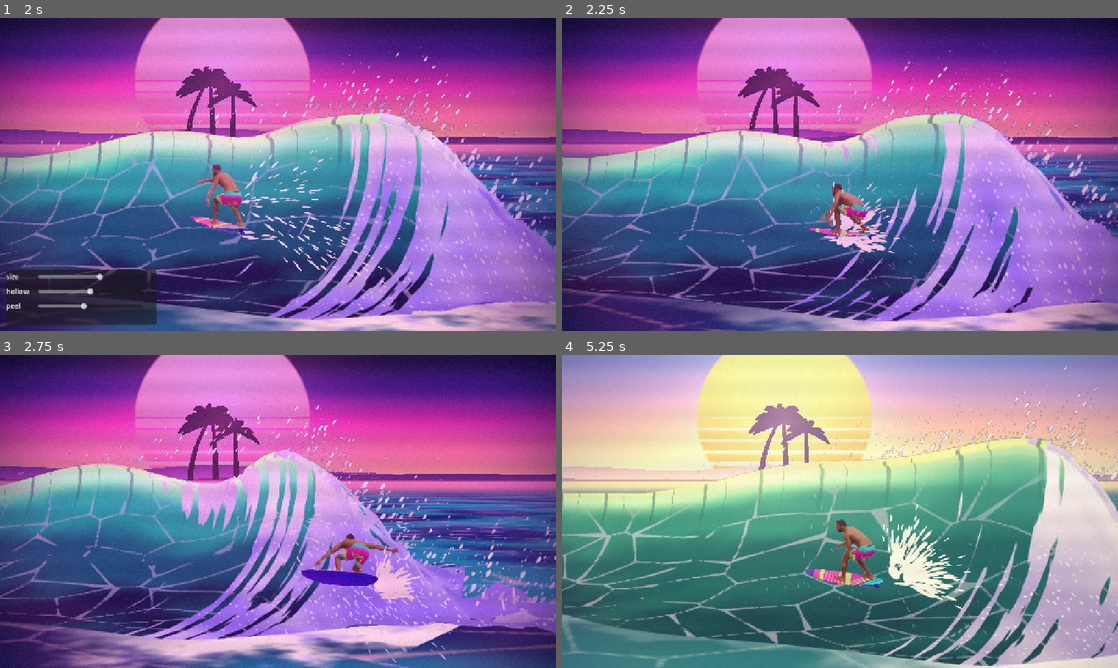
Above: before the commit, frames 1-4 (two rows, left to right).
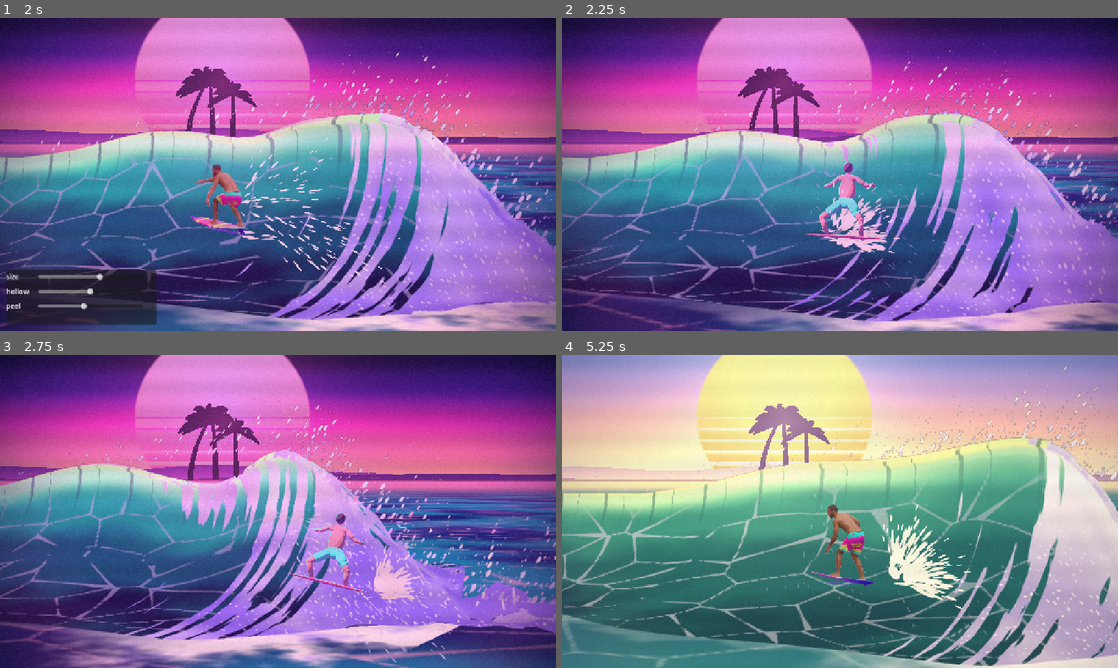
Above: after the commit, the same moments.

Repository: ucsbjd/Chabruh
Game: Godot game, scene res://scenes/main.tscn
Two runs of this game, one before a commit and one after it. Both use one fixed random seed, a clock stepped at 60 frames per second and the inputs below.
Inputs (mouse positions are in pixels of both pictures, inside the frame that each line leads up to):
- Up to frame 1 (2 s): tap Enter at 0.5 s; move the mouse to (400, 158) at 0.52 s; hold D 0.53-1.25 s; tap M at 0.6 s; click (400, 158) at 0.67 s; tap Space at 0.77 s; drag from (166, 190) to (250, 237) at 1.27 s
- Up to frame 2 (2.25 s): move the mouse to (895, 105) at 2.02 s; hold D from 2.03 s (still down); tap P at 2.1 s
- Up to frame 3 (2.75 s): keep holding D
- Up to frame 4 (5.25 s): release D at 2.75 s; drag from (812, 574) to (673, 464) at 2.77 s; move the mouse to (1006, 558) at 3.52 s; hold Left 3.53-4.25 s; tap M at 3.6 s; tap Space at 3.77 s; drag from (673, 464) to (756, 433) at 4.27 s; move the mouse to (867, 511) at 5.02 s; hold Down from 5.03 s (still down); tap P at 5.1 s; click (867, 511) at 5.17 s

Frame 1 is identical in both runs. In frame 2, 1.3% of the frame differs, in the area x 43-58%, y 46-71%; in frame 3, 1.7%, in the area x 52-72%, y 50-77%; in frame 4, 1.5%.

Commit message:
Step 7: surfer foundry hello world (Blender passes, toon shader, mood tint)
Co-Authored-By: Claude Sonnet 5.5 <noreply@anthropic.com>

Diff:
--- a/game/scripts/mood_data.gd
+++ b/game/scripts/mood_data.gd
@@ -37,6 +37,16 @@
 @export var foam_lit := Color.BLACK
 @export var foam_shade := Color.BLACK
 
+@export_group("Surfer")
+@export var surfer_skin := Color.BLACK
+@export var surfer_shorts := Color.BLACK
+@export var surfer_board := Color.BLACK
+@export var surfer_hair := Color.BLACK
+## Warm tint on the lit band, the violet in the shade band, and the thin light along the sunward edge.
+@export var surfer_light := Color.BLACK
+@export var surfer_shade := Color.BLACK
+@export var surfer_rim := Color.BLACK
+
 @export_group("Foreground swell")
 @export var swell_top := Color.BLACK
 @export var swell_deep := Color.BLACK
--- a/game/scripts/palette.gd
+++ b/game/scripts/palette.gd
@@ -19,6 +19,8 @@
 		"wave_shadow": "#123F4A", "wave_deep": "#1B6461", "wave_mid": "#2E8F78", "wave_light": "#4DBB8A",
 		"wave_glint": "#A8EBC0", "wave_sunlit": "#EEF59A", "wave_rim": "#FFF0A0", "hollow_dark": "#123A55", "hollow_glow": "#7FE8B8",
 		"foam_lit": "#FFF8EA", "foam_shade": "#B7A4D0",
+		"surfer_skin": "#E0A070", "surfer_shorts": "#FF6B5A", "surfer_board": "#FFE070", "surfer_hair": "#5A3A20",
+		"surfer_light": "#FFE8B8", "surfer_shade": "#7A6AAA", "surfer_rim": "#FFF0B0",
 		"swell_top": "#2F8F96", "swell_deep": "#1C5F72", "swell_line": "#A8F0DC",
 		"glow": "#FFDDA0", "glow_strength": 0.36, "grade_top": "#A890C8", "grade_bottom": "#FFC27A",
 		"grade_strength": 0.06, "vignette": "#4A3A6A", "vignette_strength": 0.22, "grain_strength": 0.025,
@@ -32,6 +34,8 @@
 		"wave_shadow": "#0C2B4C", "wave_deep": "#135153", "wave_mid": "#1C776B", "wave_light": "#25A078",
 		"wave_glint": "#7FE3B8", "wave_sunlit": "#D4F07A", "wave_rim": "#E8D27A", "hollow_dark": "#14214A", "hollow_glow": "#3CC9A0",
 		"foam_lit": "#FDE9DE", "foam_shade": "#606296",
+		"surfer_skin": "#D98A62", "surfer_shorts": "#FF3D8B", "surfer_board": "#C6F135", "surfer_hair": "#3A2418",
+		"surfer_light": "#FFD9A0", "surfer_shade": "#606296", "surfer_rim": "#FFD27A",
 		"swell_top": "#256E7D", "swell_deep": "#14485A", "swell_line": "#59D5C1",
 		"glow": "#F08A70", "glow_strength": 0.28, "grade_top": "#6B3380", "grade_bottom": "#E8836F",
 		"grade_strength": 0.07, "vignette": "#290756", "vignette_strength": 0.35, "grain_strength": 0.03,
@@ -45,6 +49,8 @@
 		"wave_shadow": "#0A1044", "wave_deep": "#0A4F7A", "wave_mid": "#0FA3A3", "wave_light": "#2BE0B0",
 		"wave_glint": "#9CFFE0", "wave_sunlit": "#C4FFB0", "wave_rim": "#FF8FD0", "hollow_dark": "#080430", "hollow_glow": "#2FE8E8",
 		"foam_lit": "#FFE8F6", "foam_shade": "#8C6CFF",
+		"surfer_skin": "#E07A9A", "surfer_shorts": "#28F0E0", "surfer_board": "#FF3D8B", "surfer_hair": "#2A1850",
+		"surfer_light": "#FFB0F0", "surfer_shade": "#5B2BD0", "surfer_rim": "#7FFFEA",
 		"swell_top": "#0E7FB0", "swell_deep": "#0B1E70", "swell_line": "#FF4FA0",
 		"glow": "#FF4FA0", "glow_strength": 0.45, "grade_top": "#5B2BD0", "grade_bottom": "#FF3D8B",
 		"grade_strength": 0.12, "vignette": "#0A0626", "vignette_strength": 0.5, "grain_strength": 0.04,
--- a/game/scripts/surfer.gd
+++ b/game/scripts/surfer.gd
@@ -8,12 +8,15 @@
 ## Frame pixels in a 1.8 m person: `place()` scales the sprite so that many pixels become `pixels_tall`.
 static var STANDING_HEIGHT := SurferSprites.person_pixels()
 
+## Tints the toon frames; world.gd feeds it the mood. Only used while a toon animation plays.
+var toon_material := ShaderMaterial.new()
 var _sprite := AnimatedSprite2D.new()
 var _pose_name := ""
 
 
 func _init() -> void:
 	# Everything is attached here, not in _ready, so a surfer that is never started cannot orphan nodes.
+	toon_material.shader = load("res://shaders/surfer_toon.gdshader") as Shader
 	_sprite.centered = false
 	_sprite.offset = -SurferSprites.ANCHOR
 	_sprite.sprite_frames = _build_frames()
@@ -26,6 +29,7 @@
 	if not SurferSprites.has_animation(pose_name) or pose_name == _pose_name:
 		return
 	_pose_name = pose_name
+	_sprite.material = toon_material if SurferSprites.is_toon(pose_name) else null
 	_sprite.play(pose_name)
 
 
--- a/game/scripts/surfer_sprites.gd
+++ b/game/scripts/surfer_sprites.gd
@@ -16,21 +16,29 @@
 const PERSON_METERS := 1.8
 
 ## frames: how many PNGs; fps: playback speed; ping_pong: play forward then backward, so a clip that does not
-## end where it started still loops without a jump.
+## end where it started still loops without a jump. format: "flat" is a finished picture (the Kling frames);
+## "toon" is the foundry's packed pair of passes (twice the frame width, see shaders/surfer_toon.gdshader and
+## docs/foundry.md), tinted by the mood.
 const ANIMATIONS := {
-	"ride": {"frames": 35, "fps": 12.0, "ping_pong": true},
+	"ride": {"frames": 35, "fps": 12.0, "ping_pong": true, "format": "flat"},
+	"placeholder": {"frames": 8, "fps": 8.0, "ping_pong": false, "format": "toon"},
 }
 
 ## The order the gallery and the P key step through.
-const ORDER: Array[String] = ["ride"]
+const ORDER: Array[String] = ["ride", "placeholder"]
 
 const LABELS := {
 	"ride": "ride",
+	"placeholder": "placeholder (toon)",
 }
 
 
 static func has_animation(animation_name: String) -> bool:
 	return ANIMATIONS.has(animation_name)
+
+
+static func is_toon(animation_name: String) -> bool:
+	return ANIMATIONS.has(animation_name) and ANIMATIONS[animation_name].format == "toon"
 
 
 static func frame_path(animation_name: String, index: int) -> String:
--- a/game/scripts/world.gd
+++ b/game/scripts/world.gd
@@ -92,6 +92,7 @@
 			_register(child.material)
 	for material in _stage.materials():
 		_register(material)
+	_register(_surfer.toon_material)
 	_auto_burst = UrlParams.has("autoburst")
 	if UrlParams.has("calibrate"):
 		_calibration = Calibration.new()
--- /dev/null
+++ b/game/shaders/surfer_toon.gdshader
@@ -0,0 +1,46 @@
+shader_type canvas_item;
+// Draws the foundry's packed surfer frames (tools/foundry, docs/foundry.md) in the wave's flat look.
+// The frame texture is two frames wide. Left half: skin, shorts and board weights in RGB, coverage in A.
+// Right half: light (R), rim (G), hair weight (B). The sprite quad is drawn twice as wide as the figure,
+// so the right half is thrown away and only read as data. Every colour comes from the current mood
+// (the uniforms share the MoodData property names, so world.gd feeds them); nothing is baked in.
+
+uniform vec4 surfer_skin : source_color = vec4(0.85, 0.54, 0.38, 1.0);
+uniform vec4 surfer_shorts : source_color = vec4(1.0, 0.24, 0.55, 1.0);
+uniform vec4 surfer_board : source_color = vec4(0.78, 0.95, 0.21, 1.0);
+uniform vec4 surfer_hair : source_color = vec4(0.23, 0.14, 0.09, 1.0);
+uniform vec4 surfer_light : source_color = vec4(1.0, 0.85, 0.63, 1.0);
+uniform vec4 surfer_shade : source_color = vec4(0.38, 0.38, 0.59, 1.0);
+uniform vec4 surfer_rim : source_color = vec4(1.0, 0.82, 0.48, 1.0);
+
+// Where the light value is cut into shade, middle and lit bands, and how soft the cuts are.
+uniform float shade_below = 0.18;
+uniform float lit_above = 0.5;
+uniform float band_softness = 0.03;
+uniform float rim_strength = 0.85;
+
+void fragment() {
+	// Stay inside the left half so filtering never reads the data half as colour.
+	float margin = 0.5 * TEXTURE_PIXEL_SIZE.x;
+	vec2 uv = vec2(clamp(UV.x, margin, 0.5 - margin), UV.y);
+	if (UV.x > 0.5) {
+		discard;
+	}
+	vec4 left = texture(TEXTURE, uv);
+	vec4 right = texture(TEXTURE, uv + vec2(0.5, 0.0));
+
+	vec4 w = vec4(left.rgb, right.b);
+	w /= max(w.x + w.y + w.z + w.w, 0.0001);
+	vec3 base = surfer_skin.rgb * w.x + surfer_shorts.rgb * w.y + surfer_board.rgb * w.z + surfer_hair.rgb * w.w;
+
+	float lit = smoothstep(lit_above - band_softness, lit_above + band_softness, right.r);
+	float lit_or_mid = smoothstep(shade_below - band_softness, shade_below + band_softness, right.r);
+	// Shade is a violet-tinted, slightly darker version of the colour, never grey or black.
+	vec3 shaded = mix(base * 0.7, surfer_shade.rgb, 0.4);
+	vec3 mid = base;
+	vec3 sunny = mix(base, surfer_light.rgb, 0.3) * 1.08;
+	vec3 colour = mix(shaded, mid, lit_or_mid);
+	colour = mix(colour, sunny, lit);
+	colour = mix(colour, surfer_rim.rgb, clamp(right.g, 0.0, 1.0) * rim_strength);
+	COLOR = vec4(colour, left.a);
+}
--- a/game/tests/run_tests.gd
+++ b/game/tests/run_tests.gd
@@ -404,7 +404,16 @@
 			found = found and texture != null
 			if texture == null:
 				continue
-			sized = sized and Vector2(texture.get_size()) == SurferSprites.FRAME_SIZE
+			var toon := SurferSprites.is_toon(animation_name)
+			var expected := Vector2(SurferSprites.FRAME_SIZE.x * (2.0 if toon else 1.0), SurferSprites.FRAME_SIZE.y)
+			sized = sized and Vector2(texture.get_size()) == expected
+			if toon:
+				# Toon frames hold the figure in the left half and data in the right, so look at the left half only.
+				var left := texture.get_image().get_region(Rect2i(0, 0, int(SurferSprites.FRAME_SIZE.x), int(SurferSprites.FRAME_SIZE.y)))
+				var covered := left.get_used_rect()
+				on_anchor = on_anchor and absf((covered.position.y + covered.size.y) - SurferSprites.ANCHOR.y) < 14.0
+				visible_figure = visible_figure and covered.size.y > SurferSprites.FRAME_SIZE.y * 0.3
+				continue
 			# The pipeline puts every frame's board on the anchor, so the lowest solid pixel is at the anchor's row.
 			var used := texture.get_image().get_used_rect()
 			on_anchor = on_anchor and absf((used.position.y + used.size.y) - SurferSprites.ANCHOR.y) < 14.0
Binary file added: game/assets/sprites/surfer/placeholder_00.png
Not shown, added: game/assets/sprites/surfer/placeholder_00.png.import
Binary file added: game/assets/sprites/surfer/placeholder_01.png
Not shown, added: game/assets/sprites/surfer/placeholder_01.png.import
Binary file added: game/assets/sprites/surfer/placeholder_02.png
Not shown, added: game/assets/sprites/surfer/placeholder_02.png.import
Binary file added: game/assets/sprites/surfer/placeholder_03.png
Not shown, added: game/assets/sprites/surfer/placeholder_03.png.import
Binary file added: game/assets/sprites/surfer/placeholder_04.png
Not shown, added: game/assets/sprites/surfer/placeholder_04.png.import
Binary file added: game/assets/sprites/surfer/placeholder_05.png
Not shown, added: game/assets/sprites/surfer/placeholder_05.png.import
(and 14 more such lines)
